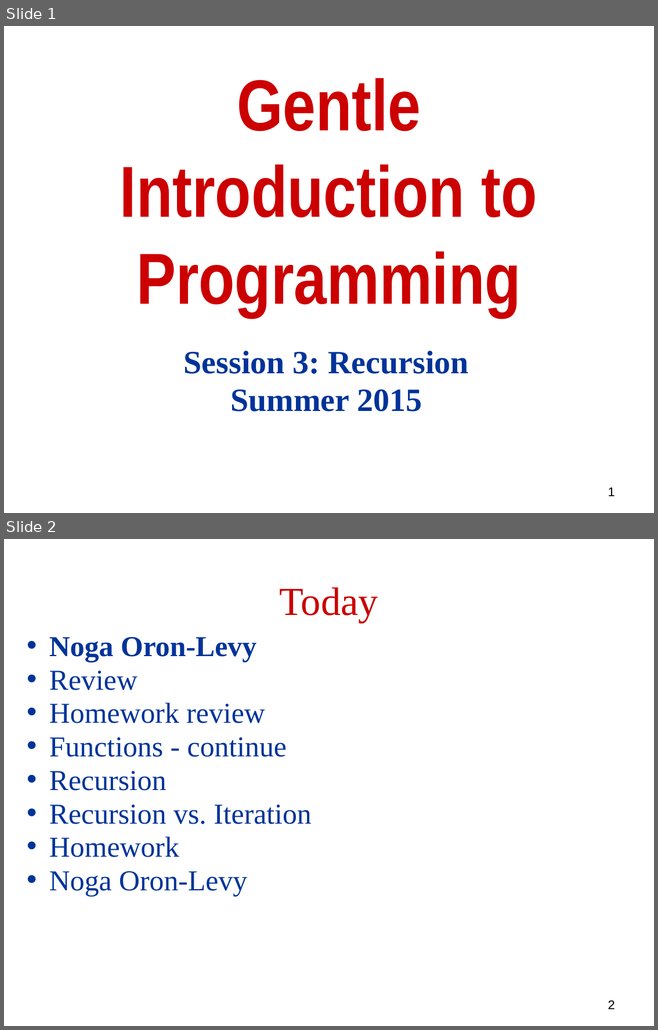
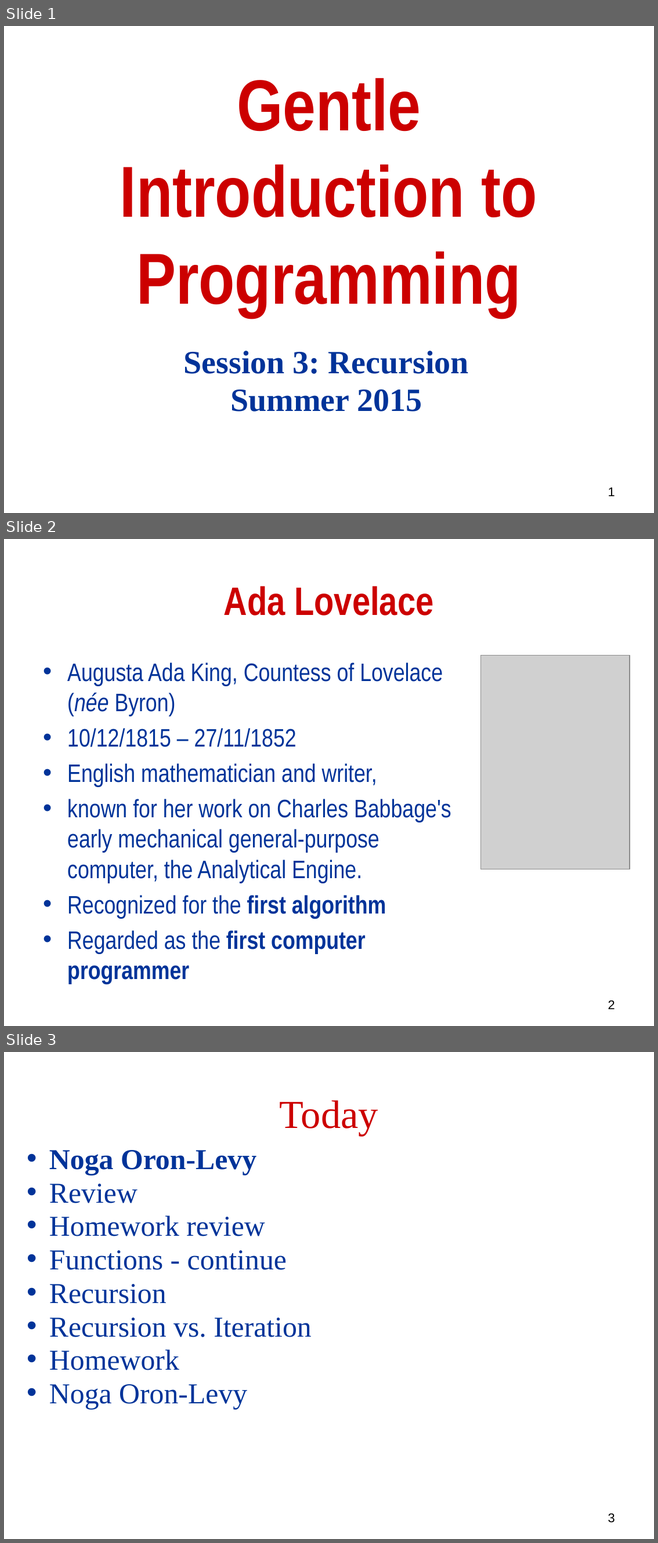
Before and after one commit to robintux/gip, a slide deck: Sessions/3/gip3.pptx. Shown one above the other, each under a label of ours: slides 1 and 2 before the commit, slides 1, 2 and 3 after it. The pictures are 658x1030 and 658x1543 pixels, drawn with LibreOffice and Linux fonts; fonts in the diff are those of the drawing; grey boxes stand for pictures. Boxes give left, top, right and bottom in pixels: in the first picture for what was removed or moved away, otherwise in the second. Text is boxed around its words. In the diff, an @@ line names an element or a change of style, - is before the commit and + after.

```diff
--- a/Sessions/3/gip3.pptx
+++ b/Sessions/3/gip3.pptx
@@ slide 2 added at <box>4,539,654,1026</box>, background #FFFFFF @@
@@ title added at <box>224,586,433,616</box>, 44 pt, text #CC0000, bold @@
+Ada Lovelace
@@ picture added at <box>480,655,629,869</box> @@
@@ text added at <box>67,663,451,984</box>, 28 pt, text #003399 @@
+• Augusta Ada King, Countess of Lovelace (née Byron)
+• 10/12/1815 – 27/11/1852
+• English mathematician and writer,
+• known for her work on Charles Babbage's early mechanical general-purpose computer, the Analytical Engine.
+• Recognized for the first algorithm
+• Regarded as the first computer programmer
@@ page number added at <box>608,1000,615,1009</box>, 14 pt, text #000000 @@
+2
@@ what was slide 2 is now slide 3 @@
@@ page number at <box>608,1513,615,1523</box>: text changed @@
-2
+3
```
Also in this commit, not shown: 3 other slides added.
